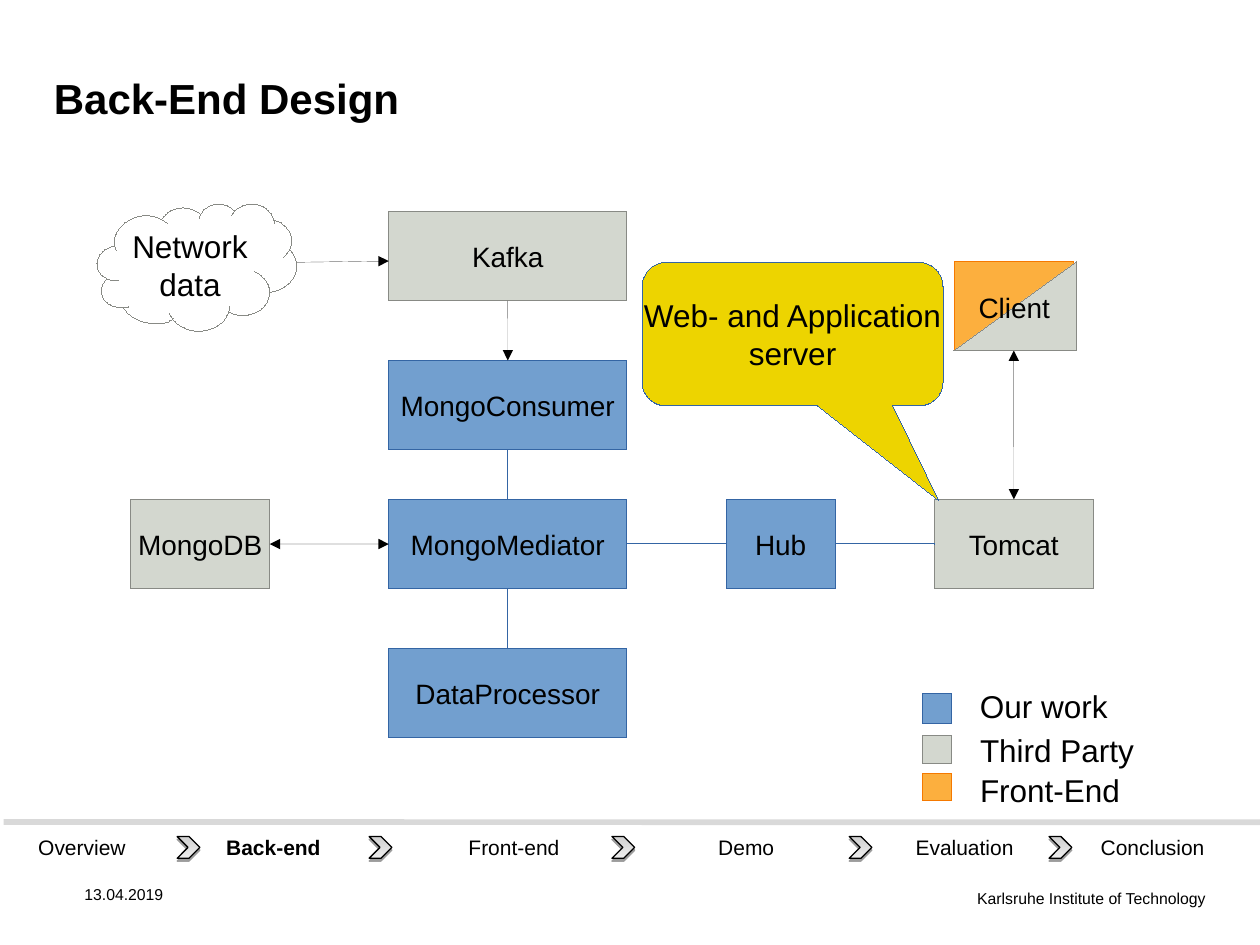
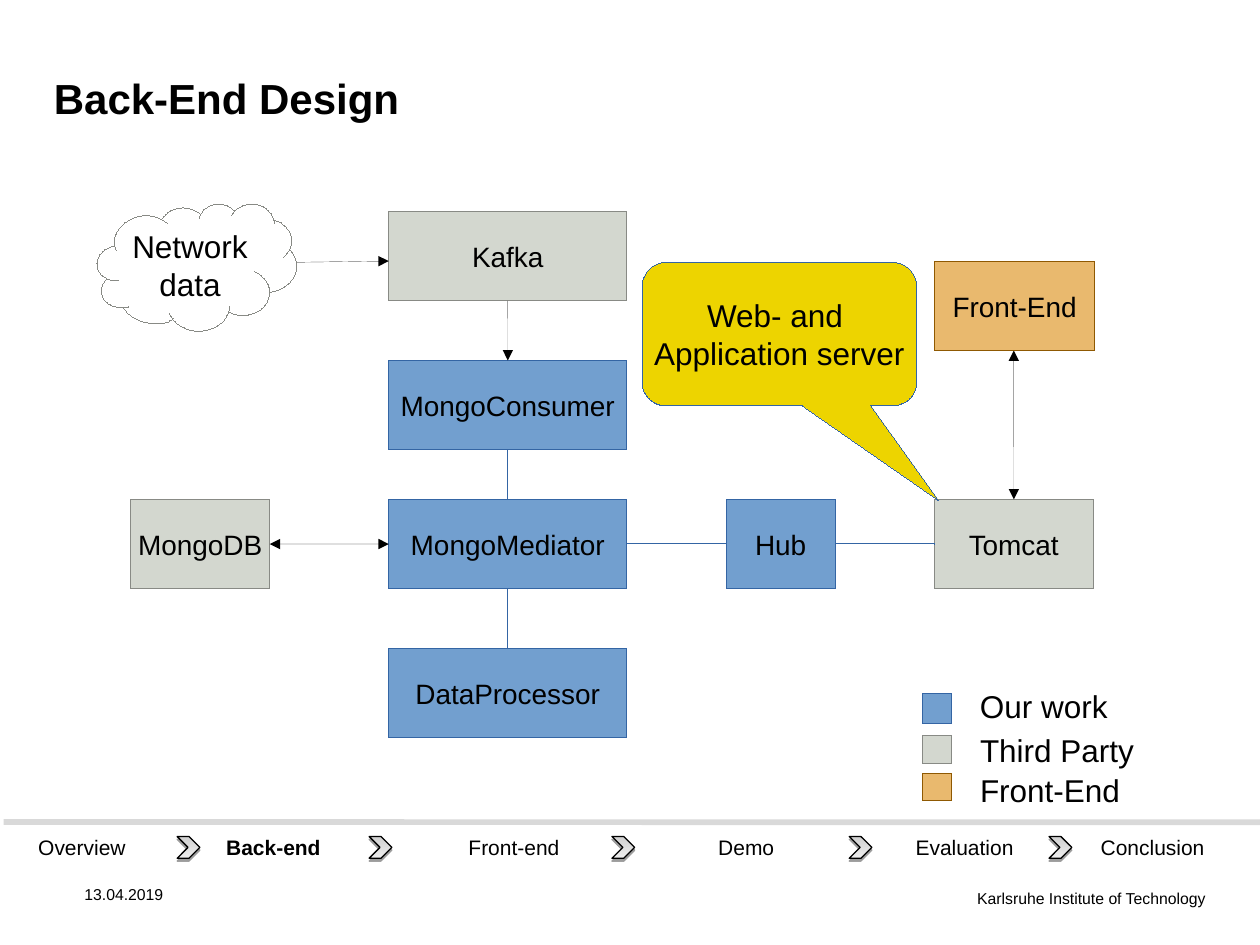
Before and after one commit to DHSTTOS/documents, a slide deck: slide 13 of final_presentation/final-pres3.odp. Drawn at 1260x945 pixels with LibreOffice and Linux fonts; fonts in the diff are those of the drawing; background and template pictures are left out. Boxes give left, top, right and bottom in pixels: in the first picture for what was removed or moved away, otherwise in the second. Text is boxed around its words. In the diff, an @@ line names an element or a change of style, - is before the commit and + after.

Commit message:
in back-end design diagrams, change "Client" to "Front-end", use a duller color.

```diff
--- a/final_presentation/final-pres3.odp
+++ b/final_presentation/final-pres3.odp
@@ rounded speech box "Web- and Application server": place and size @@
-rounded speech box "Web- and Application server" at bbox=[643, 262, 944, 406]
+rounded speech box "Web- and Application server" at bbox=[643, 262, 917, 406]
@@ rounded speech box "Web- and Application server" at bbox=[643, 262, 917, 406]: proportions changed @@
@@ rectangle added at bbox=[935, 261, 1095, 350], fill #E9B96E, outline #8F5902 0 pt, 16 pt, text #000000 @@
+Front-End
@@ rectangle removed at bbox=[954, 261, 1072, 350] @@
@@ right triangle removed at bbox=[954, 261, 1077, 350] @@
@@ text removed at bbox=[979, 297, 1050, 324] @@
-Client
@@ text in rounded speech box at bbox=[654, 304, 904, 371]: text changed @@
-Web- and Application
-server
+Web- and
+Application server
@@ rectangle at bbox=[922, 774, 951, 801]: fill #FCAF3E to #E9B96E; outline #F57900 0 pt to #8F5902 0 pt @@
```
Also in this commit, not shown: 7 other slides changed.
